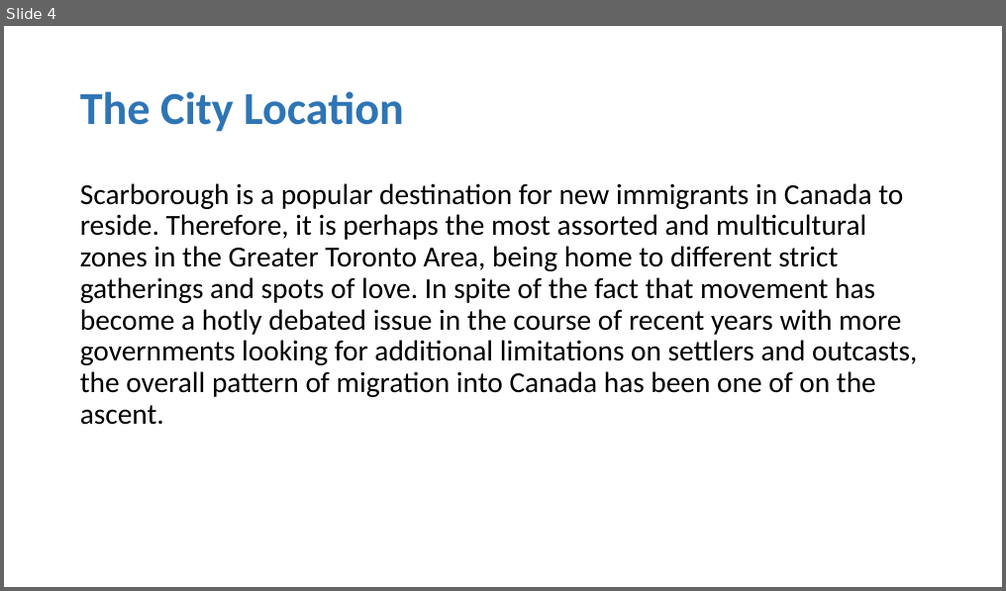
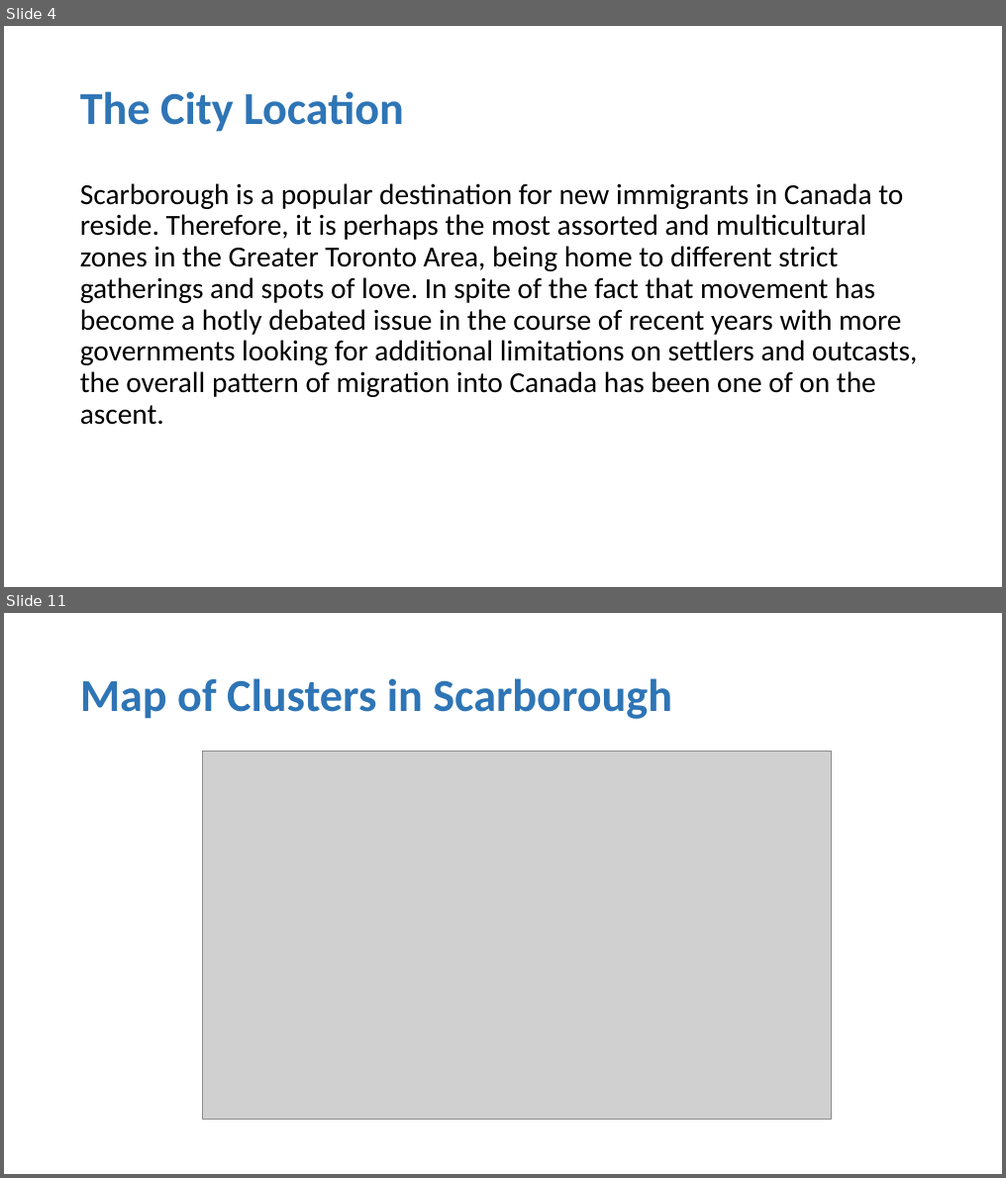
Before and after one commit to shafiq5/Coursera_Capstone, a slide deck: Week5/MyPresentation.pptx. Shown one above the other, each under a label of ours: slide 4 before the commit, slides 4 and 11 after it; the slides between them are not shown. The pictures are 1006x591 and 1006x1178 pixels, drawn with LibreOffice and Linux fonts; fonts in the diff are those of the drawing; grey boxes stand for pictures. Boxes give left, top, right and bottom in pixels: in the first picture for what was removed or moved away, otherwise in the second. Text is boxed around its words. In the diff, an @@ line names an element or a change of style, - is before the commit and + after.

```diff
--- a/Week5/MyPresentation.pptx
+++ b/Week5/MyPresentation.pptx
@@ slide 11 added at bbox=[4, 613, 1002, 1174], background #FFFFFF @@
@@ title added at bbox=[80, 678, 672, 719], 44 pt, text #2E75B6, bold @@
+Map of Clusters in Scarborough
@@ picture added at bbox=[203, 752, 832, 1119] @@
```
Also in this commit, not shown: 4 slides changed, 8 other slides added, 5 slides removed, 2 other files.
